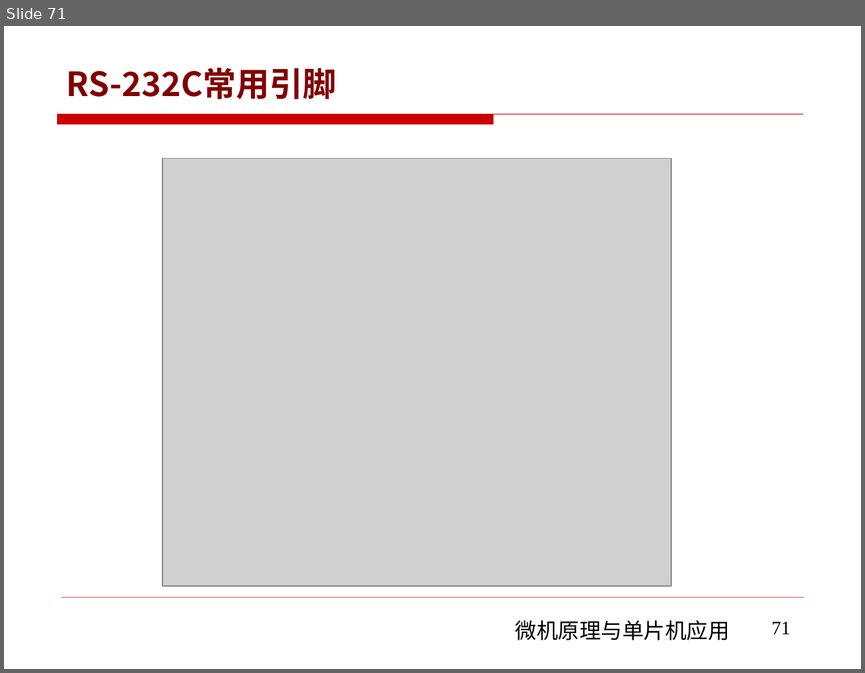
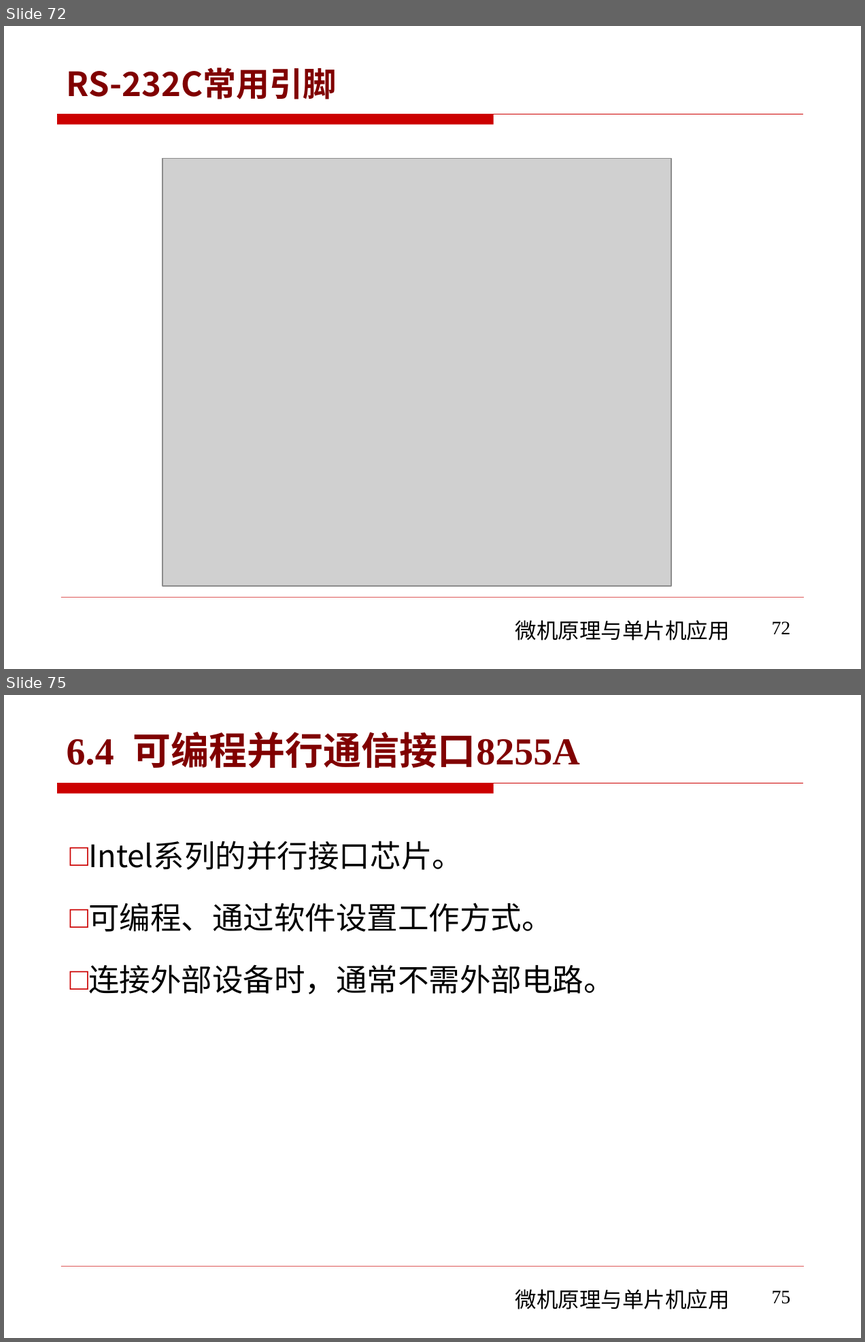
Before and after one commit to rshouc/Microcomputer, a slide deck: PPT/The Principle of Microcomputer/第六章 微机原理（串并行通信和接口技术) .pptx. Shown one above the other, each under a label of ours: slide 71 before the commit, slides 72 and 75 after it; the slides between them are not shown. The pictures are 865x673 and 865x1342 pixels, drawn with LibreOffice and Linux fonts; fonts in the diff are those of the drawing; grey boxes stand for pictures; background and template pictures are left out. Boxes give left, top, right and bottom in pixels: in the first picture for what was removed or moved away, otherwise in the second. Text is boxed around its words. In the diff, an @@ line names an element or a change of style, - is before the commit and + after.

```diff
--- a/PPT/The Principle of Microcomputer/第六章 微机原理（串并行通信和接口技术) .pptx
+++ b/PPT/The Principle of Microcomputer/第六章 微机原理（串并行通信和接口技术) .pptx
@@ slide 75 added at (x1=4, y1=695, x2=861, y2=1338), background #FFFFFF; not listed: 3 template elements that a slide beside it also shows @@
@@ title added at (x1=67, y1=732, x2=580, y2=768), 32 pt, text #800000, bold @@
+6.4 可编程并行通信接口8255A
@@ text added at (x1=88, y1=841, x2=615, y2=994), 26 pt, text #000000 @@
+□ Intel系列的并行接口芯片。
+□ 可编程、通过软件设置工作方式。
+□ 连接外部设备时，通常不需外部电路。
@@ page number added at (x1=772, y1=1290, x2=791, y2=1304), 16 pt, text #000000 @@
+75
@@ what was slide 71 is now slide 72 @@
@@ page number at (x1=772, y1=621, x2=791, y2=634): text changed @@
-71
+72
```
Also in this commit, not shown: 2 slides changed, 72 other slides added, 1 slide removed.
